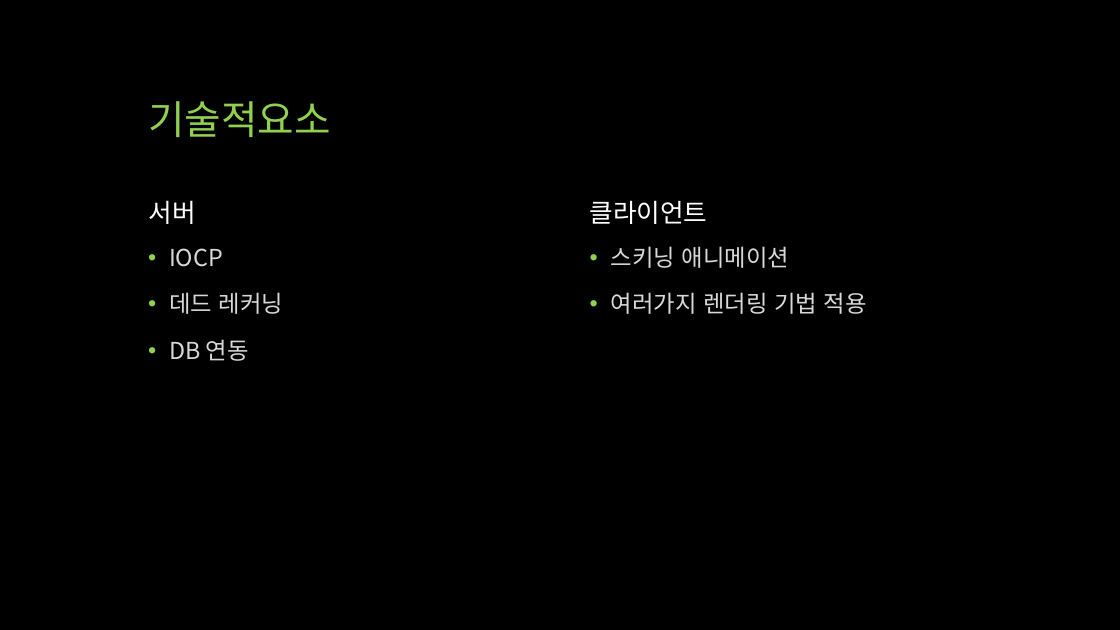
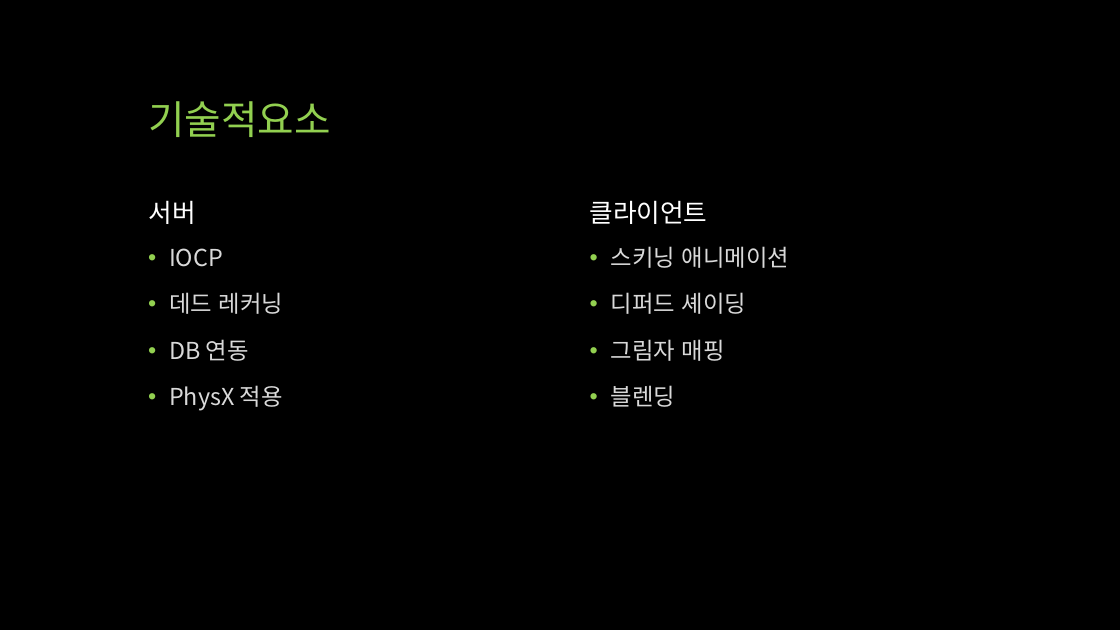
Before and after one commit to qwert830/SP, a slide deck: slide 13 of 기획/UTB (Unknown Team Battle).pptx (slide 12 before the commit). Drawn at 1120x630 pixels with LibreOffice and Linux fonts; fonts in the diff are those of the drawing. Boxes give left, top, right and bottom in pixels: in the first picture for what was removed or moved away, otherwise in the second. Text is boxed around its words. In the diff, an @@ line names an element or a change of style, - is before the commit and + after.

```diff
--- a/기획/UTB (Unknown Team Battle).pptx
+++ b/기획/UTB (Unknown Team Battle).pptx
@@ text at [611,292,746,407]: text changed @@
-• 여러가지 렌더링 기법 적용
+• 디퍼드 셰이딩
+• 그림자 매핑
+• 블렌딩
@@ text at [169,385,283,411]: paragraph added @@
+• PhysX 적용
```
Also in this commit, not shown: 5 other slides changed, 3 slides added, 2 slides removed, 36 other files.
